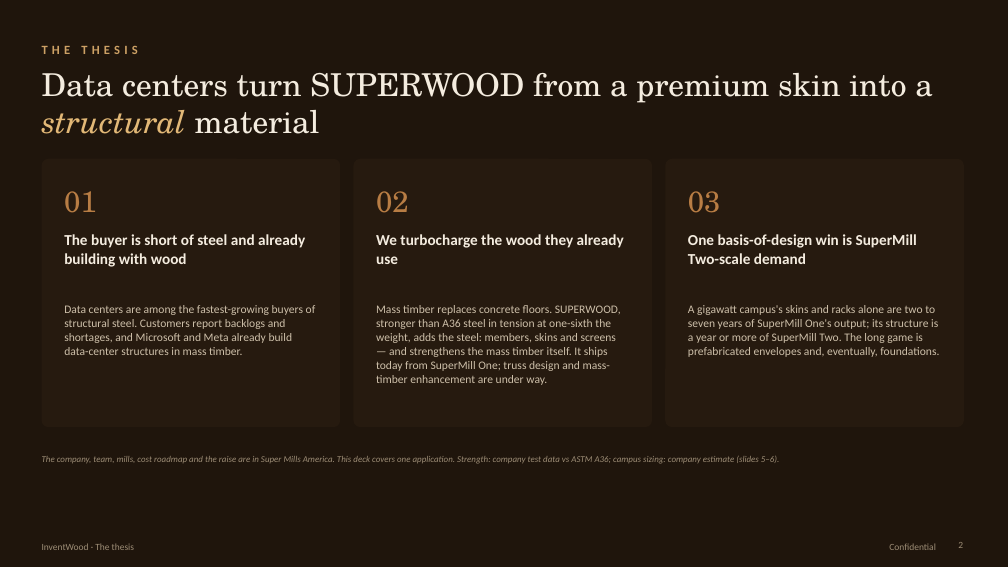
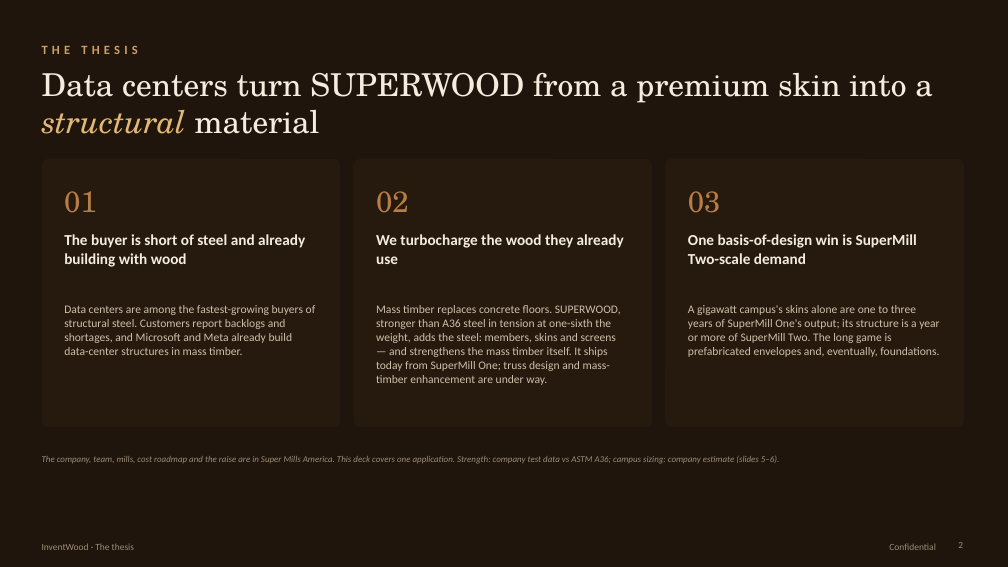
Before and after one commit to alau-hi/decks, a slide deck: slide 2 of superwood-datacenter-investor/SUPERWOOD-for-Data-Centers-Companion.pptx. Drawn at 1008x567 pixels with LibreOffice and Linux fonts; fonts in the diff are those of the drawing. Boxes give left, top, right and bottom in pixels: in the first picture for what was removed or moved away, otherwise in the second. Text is boxed around its words. In the diff, an @@ line names an element or a change of style, - is before the commit and + after.

```diff
--- a/superwood-datacenter-investor/SUPERWOOD-for-Data-Centers-Companion.pptx
+++ b/superwood-datacenter-investor/SUPERWOOD-for-Data-Centers-Companion.pptx
@@ text at [688, 305, 939, 357]: text changed @@
-A gigawatt campus's skins and racks alone are two to seven years of SuperMill One's output; its structure is a year or more of SuperMill Two. The long game is prefabricated envelopes and, eventually, foundations.
+A gigawatt campus's skins alone are one to three years of SuperMill One's output; its structure is a year or more of SuperMill Two. The long game is prefabricated envelopes and, eventually, foundations.
```
Also in this commit, not shown: 6 other slides changed, 17 other files.
